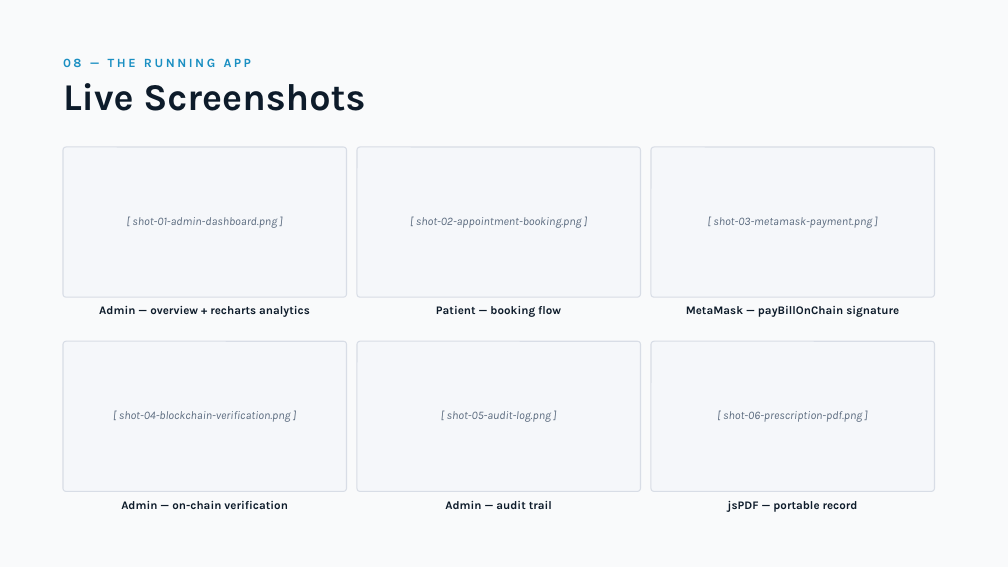
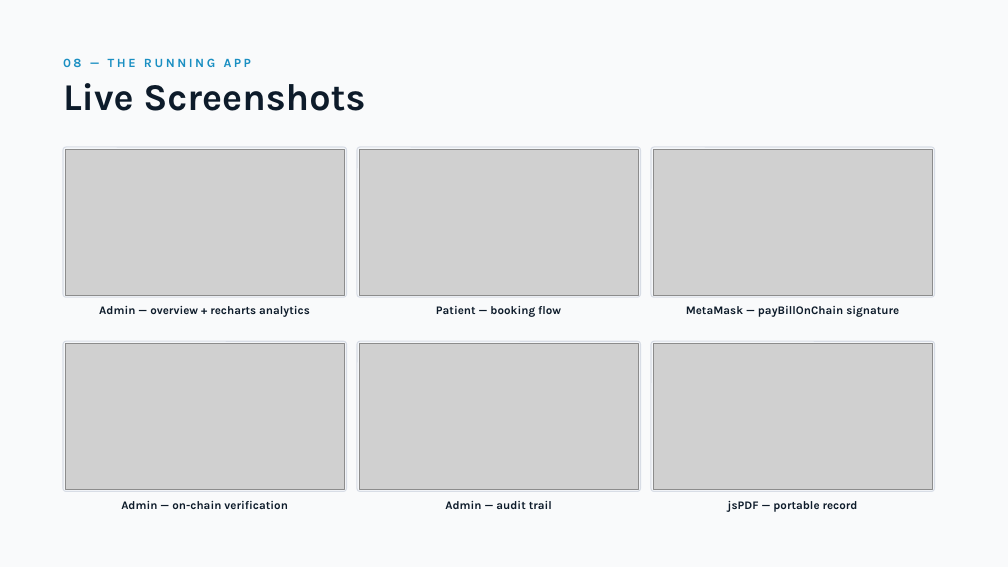
Before and after one commit to rahmane001/hospital-system, a slide deck: slide 9 of HMS_DApp_Presentation.pptx. Drawn at 1008x567 pixels with LibreOffice and Linux fonts; fonts in the diff are those of the drawing; grey boxes stand for pictures. Boxes give left, top, right and bottom in pixels: in the first picture for what was removed or moved away, otherwise in the second. Text is boxed around its words. In the diff, an @@ line names an element or a change of style, - is before the commit and + after.

```diff
--- a/HMS_DApp_Presentation.pptx
+++ b/HMS_DApp_Presentation.pptx
@@ picture added at [65,149,344,295] @@
@@ picture added at [359,149,638,295] @@
@@ picture added at [653,149,932,295] @@
@@ text removed at [132,217,277,228] @@
-[ shot-01-admin-dashboard.png ]
@@ text removed at [416,217,582,228] @@
-[ shot-02-appointment-booking.png ]
@@ text removed at [713,217,872,228] @@
-[ shot-03-metamask-payment.png ]
@@ picture added at [65,343,344,489] @@
@@ picture added at [359,343,638,489] @@
@@ picture added at [653,343,932,489] @@
@@ text removed at [119,411,291,422] @@
-[ shot-04-blockchain-verification.png ]
@@ text removed at [447,411,551,422] @@
-[ shot-05-audit-log.png ]
@@ text removed at [723,411,862,422] @@
-[ shot-06-prescription-pdf.png ]
```
Also in this commit, not shown: 6 other files.
